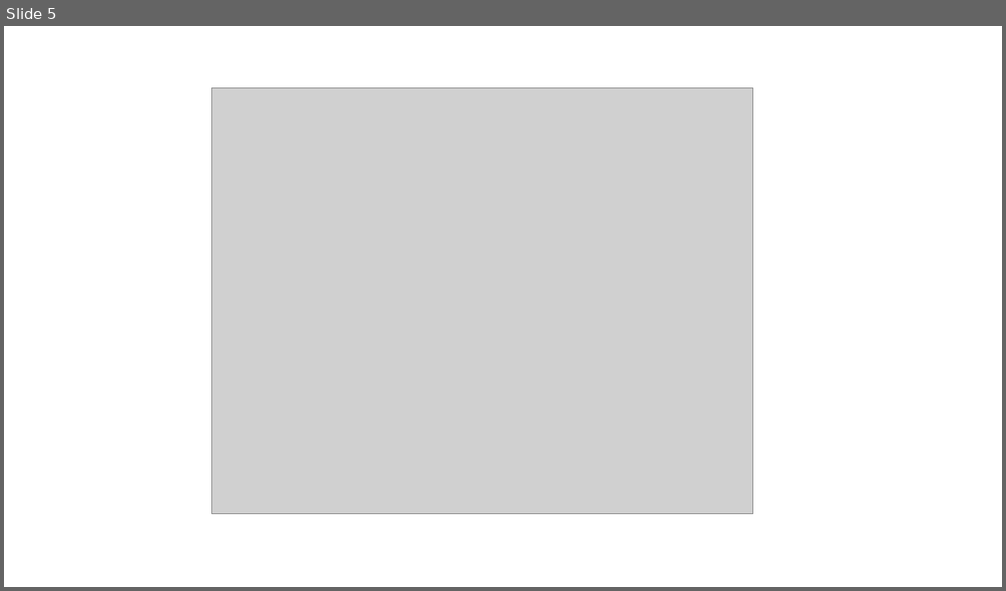
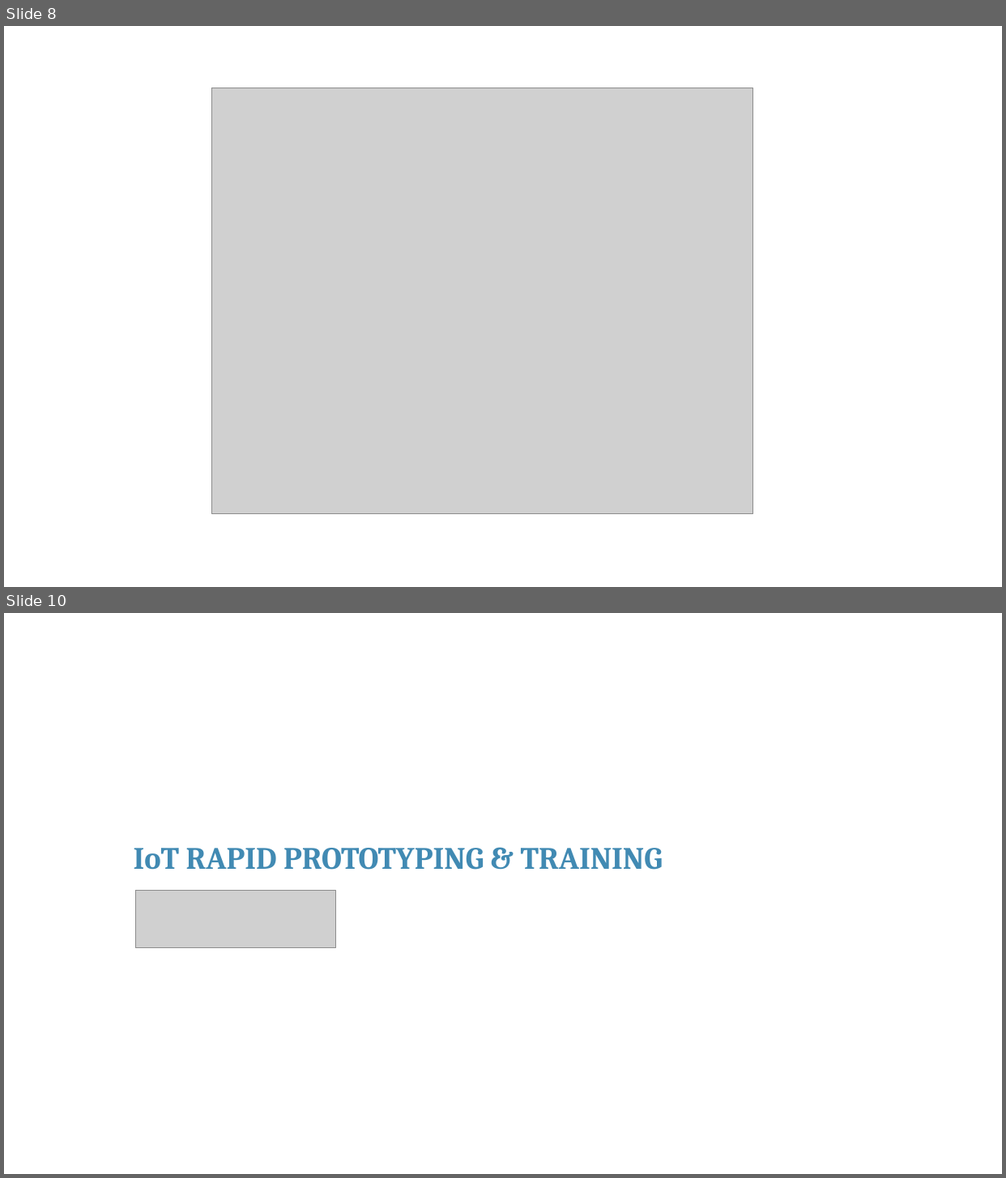
Before and after one commit to franckalbinet/iot-nbtc-itu, a slide deck: presentations/session-3-building-iot-products-programming-aspects.pptx. Shown one above the other, each under a label of ours: slide 5 before the commit, slides 8 and 10 after it; the slides between them are not shown. The pictures are 1006x591 and 1006x1178 pixels, drawn with LibreOffice and Linux fonts; fonts in the diff are those of the drawing; grey boxes stand for pictures; background and template pictures are left out. Boxes give left, top, right and bottom in pixels: in the first picture for what was removed or moved away, otherwise in the second. Text is boxed around its words. In the diff, an @@ line names an element or a change of style, - is before the commit and + after.

```diff
--- a/presentations/session-3-building-iot-products-programming-aspects.pptx
+++ b/presentations/session-3-building-iot-products-programming-aspects.pptx
@@ slide 10 added at (x1=4, y1=613, x2=1002, y2=1174), background #FFFFFF @@
@@ text added at (x1=134, y1=848, x2=663, y2=870), 30 pt, text #418AB3, bold @@
+IoT RAPID PROTOTYPING & TRAINING
@@ picture added at (x1=136, y1=891, x2=336, y2=948) @@
@@ what was slide 5 is now slide 8 @@
```
Also in this commit, not shown: 3 slides changed, 18 other slides added, 5 slides removed.
